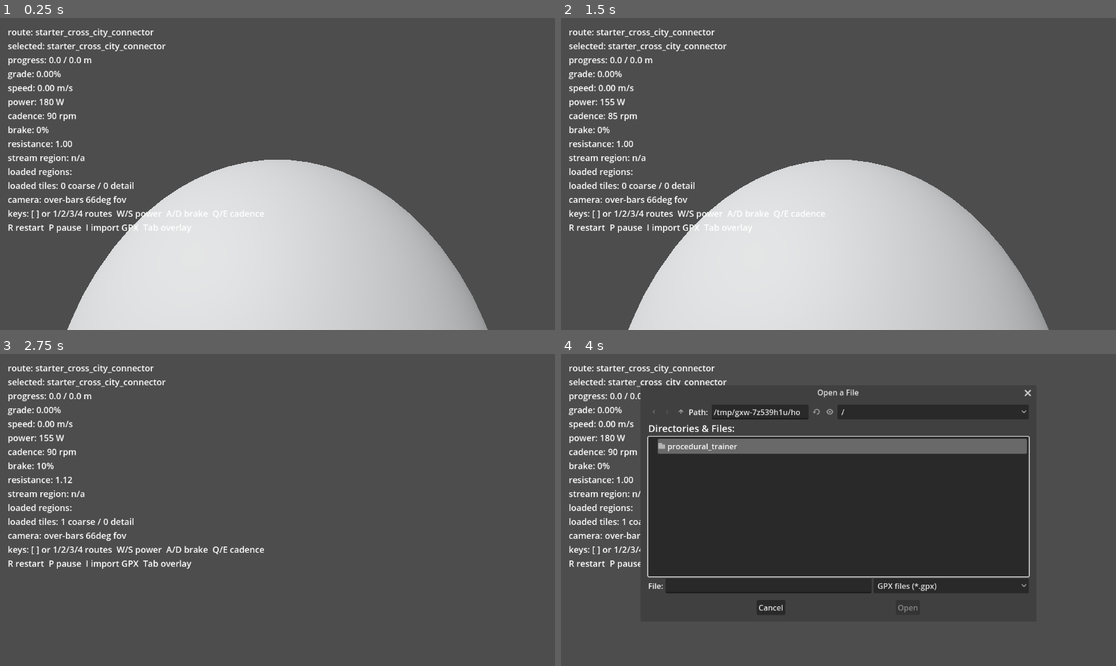
Above: before the commit, frames 1-4 (two rows, left to right).
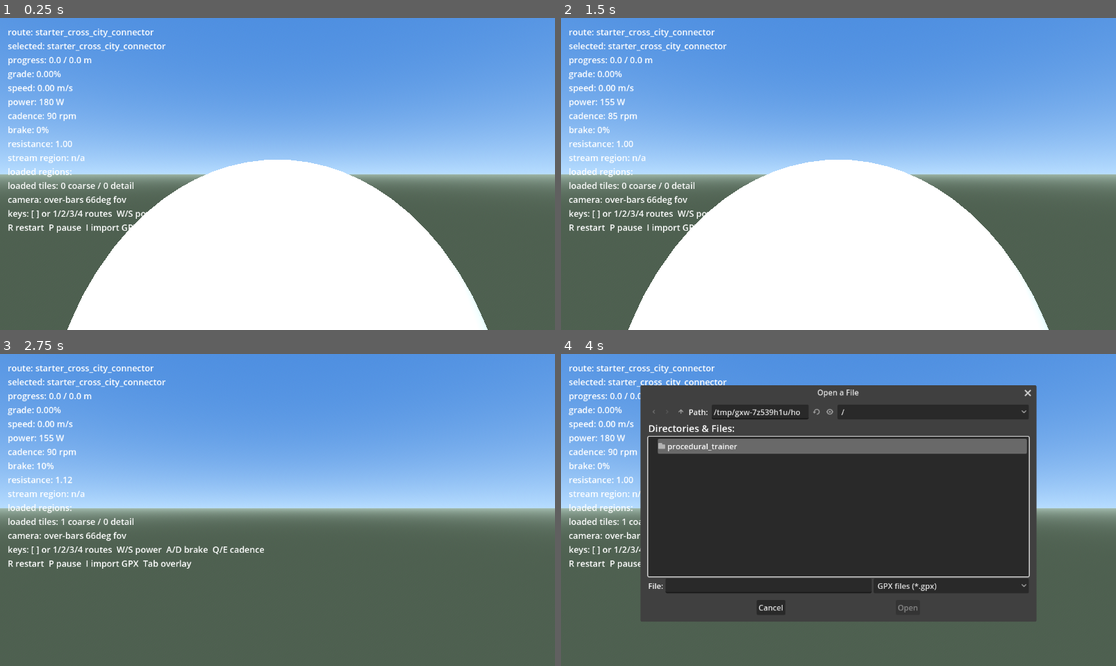
Above: after the commit, the same moments.

Repository: cbdibbs/openroad
Game: Godot game, scene res://scenes/main.tscn
Two runs of this game, one before a commit and one after it. Both use one fixed random seed, a clock stepped at 60 frames per second and the inputs below.
Inputs:
- Up to frame 1 (0.25 s): no input
- Up to frame 2 (1.5 s): tap Enter at 0.5 s; hold D 0.53-1.28 s; tap Q at 0.6 s; tap Space at 0.77, 1.25 s; hold S from 1.28 s (still down); tap E at 1.35 s
- Up to frame 3 (2.75 s): tap Space at 1.52 s; tap Enter at 2 s; release S at 2.03 s; hold D from 2.03 s (still down); tap R at 2.1 s
- Up to frame 4 (4 s): tap Space at 2.75, 3.02, 3.77 s; release D at 2.78 s; hold W 2.78-3.53 s; tap P at 2.85 s; tap Enter at 3.5 s; hold A from 3.53 s (still down); tap I at 3.6 s

The runs differ from the first frame. In frame 1, 83% of the frame differs, in the area x 0-100%, y 0-100%; in frame 2, 83%; in frame 3, 57%; in frame 4, 23%.
Error in both runs: Invalid access to property or key 'ride_graph' on a base object of type 'Dictionary'. (res://scenes/main.gd:456)

Commit message:
feat: brighten main scene lighting

Diff:
--- a/game-client/godot/scenes/main.tscn
+++ b/game-client/godot/scenes/main.tscn
@@ -6,11 +6,22 @@
 radius = 0.6
 height = 1.2
 
+[sub_resource type="ProceduralSkyMaterial" id="ProceduralSkyMaterial_day_sky"]
+sky_top_color = Color(0.286275, 0.545098, 0.87451, 1)
+sky_horizon_color = Color(0.717647, 0.866667, 1, 1)
+ground_bottom_color = Color(0.305882, 0.376471, 0.313726, 1)
+ground_horizon_color = Color(0.631373, 0.729412, 0.67451, 1)
+sun_angle_max = 42.0
+
+[sub_resource type="Sky" id="Sky_day_sky"]
+sky_material = SubResource("ProceduralSkyMaterial_day_sky")
+
 [sub_resource type="Environment" id="Environment_phase2_world"]
 background_mode = 2
 background_color = Color(0.678431, 0.780392, 0.905882, 1)
-ambient_light_color = Color(0.87451, 0.901961, 0.92549, 1)
-ambient_light_energy = 0.5
+sky = SubResource("Sky_day_sky")
+ambient_light_color = Color(0.952941, 0.972549, 1, 1)
+ambient_light_energy = 1.2
 fog_enabled = true
 fog_light_color = Color(0.678431, 0.780392, 0.905882, 1)
 fog_light_energy = 1.0
@@ -31,7 +42,15 @@
 
 [node name="DirectionalLight3D" type="DirectionalLight3D" parent="."]
 rotation = Vector3(-0.8, -0.6, 0)
-light_energy = 2.2
+light_color = Color(1, 0.956863, 0.878431, 1)
+light_energy = 3.8
+shadow_enabled = true
+
+[node name="FillLight" type="OmniLight3D" parent="."]
+position = Vector3(0, 9, 6)
+light_color = Color(0.772549, 0.878431, 1, 1)
+light_energy = 1.6
+omni_range = 80.0
 
 [node name="LoadedTilesRoot" type="Node3D" parent="."]
 
Not shown: 1 places in game-client/godot/scenes/main.tscn that only renumber resources
